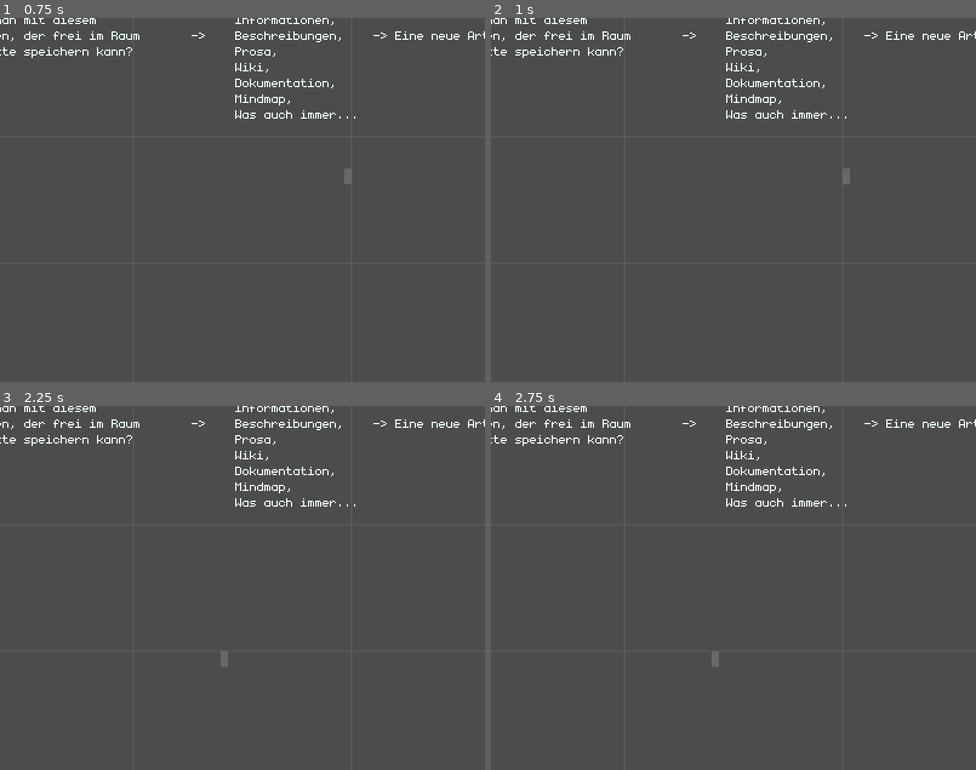
Above: before the commit, frames 1-4 (two rows, left to right).
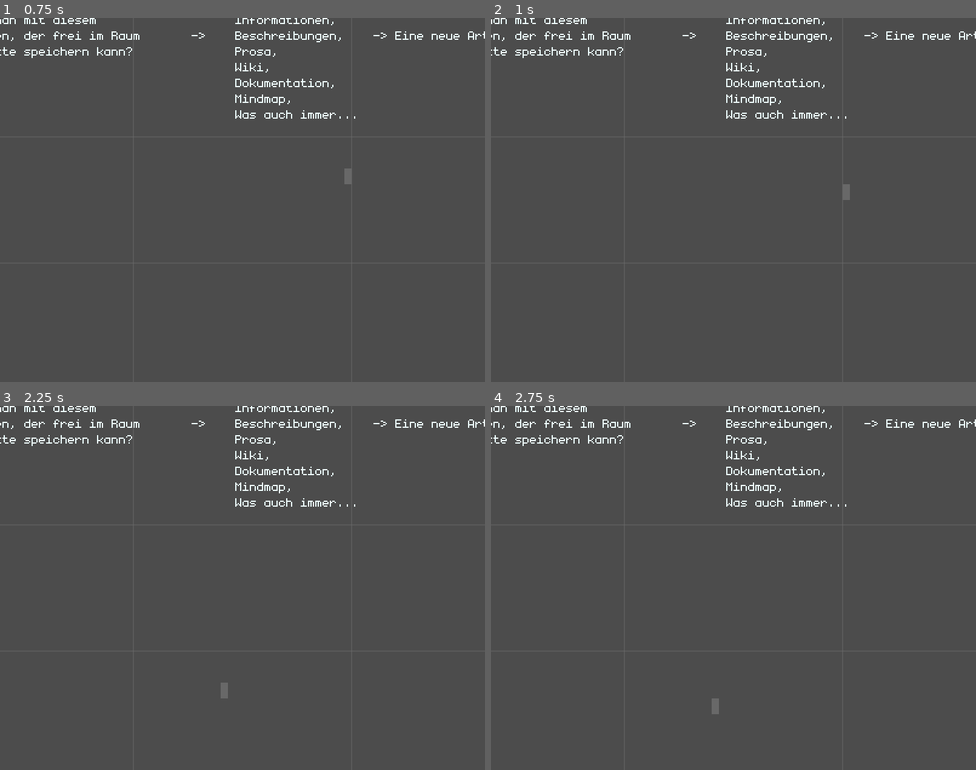
Above: after the commit, the same moments.

Repository: slapslash/TextMap
Game: Godot game, scene res://TextMap.tscn
Same seed, same stepped clock (60 frames per second), same inputs: the game is played once before the commit and once after it.
Inputs (mouse positions are in pixels of both pictures, inside the frame that each line leads up to):
- Up to frame 1 (0.75 s): tap Enter at 0.5, 0.6 s; move the mouse to (349, 181) at 0.52 s; hold Right from 0.53 s (still down); click (349, 181) at 0.67 s
- Up to frame 2 (1 s): keep holding Right; tap Space at 0.77 s; tap Keypad Enter at 0.8 s
- Up to frame 3 (2.25 s): release Right at 1.25 s; tap Space at 1.25 s; drag from (145, 606) to (218, 660) at 1.27 s; tap Enter at 2, 2.1 s; move the mouse to (291, 507) at 2.02 s; hold Right from 2.03 s (still down)
- Up to frame 4 (2.75 s): keep holding Right; tap Keypad Enter at 2.3 s

Frame 1 is identical in both runs. In frame 2, 0.1% of the frame differs, in the area x 72-74%, y 41-50%; in frame 3, 0.1%, in the area x 45-47%, y 67-81%; in frame 4, 0.1%.

Commit message:
move calculation of Home and End to Global as it's used more often.

Diff:
--- a/Global.gd
+++ b/Global.gd
@@ -154,6 +154,26 @@
 				break
 	return former
 
+
+func get_home() -> int:
+	"""
+	Returns the change in x coordinate to reach
+	the beginning of the current row.
+	"""
+	var c = get_former_cells()
+	if len(c):
+		return c.min() - cell.x
+	return 0
+
+func get_end() -> int:
+	"""
+	Returns the change in x coordinate to reach
+	the end of the current row.
+	"""
+	var c = get_upcoming_cells()
+	if len(c):
+		return c.max() - cell.x
+	return 0
 
 func get_cell_from_mouse_pos() -> Vector2:
 	"""
--- a/Inputs.gd
+++ b/Inputs.gd
@@ -40,39 +40,29 @@
 				add.y = 1
 				selection.clear()
 
-			50331665:
-				# Shift+Right
+			50331665: # Shift+Right
 				add.x = 1
 				selection.on_selection_by_key(1, 0)
 
-			50331663:
-				# Shift+Left
+			50331663: # Shift+Left
 				add.x = -1
 				selection.on_selection_by_key(-1, 0)
 
-			50331664:
-				# Shift+Up
+			50331664: # Shift+Up
 				add.y = -1
 				selection.on_selection_by_key(0, -1)
 
-			50331666:
-				# Shift+Down
+			50331666: # Shift+Down
 				add.y = 1
 				selection.on_selection_by_key(0, 1)
 
-			50331662:
-				# Shift+End
-				var c = Global.get_upcoming_cells()
-				if len(c):
-					add.x = c.max() - Global.cell.x
-					selection.on_selection_by_key(add.x, 0)
+			50331662: # Shift+End
+				add.x = Global.get_end()
+				selection.on_selection_by_key(add.x, 0)
 
-			50331661:
-				# Shift+Home
-				var c = Global.get_former_cells()
-				if len(c):
-					add.x = c.min() - Global.cell.x
-					selection.on_selection_by_key(add.x, 0)
+			50331661: # Shift+Home
+				add.x = Global.get_home()
+				selection.on_selection_by_key(add.x, 0)
 
 			KEY_ESCAPE:
 				print("escape pressed")
@@ -80,10 +70,8 @@
 
 			KEY_ENTER, KEY_KP_ENTER:
 				# basically same as home, but jump one row down.
-				var c = Global.get_former_cells()
-				if len(c):
-					add.x = c.min() - Global.cell.x
-					add.y = 1
+				add.x = Global.get_home()
+				add.y = 1
 				selection.clear()
 
 			KEY_SPACE:
@@ -103,18 +91,15 @@
 				selection.clear()
 
 			KEY_HOME:
-				var c = Global.get_former_cells()
-				if len(c):
-					add.x = c.min() - Global.cell.x
+				add.x = Global.get_home()
 				selection.clear()
 
 			KEY_END:
-				var c = Global.get_upcoming_cells()
-				if len(c):
-					add.x = c.max() - Global.cell.x
+				add.x = Global.get_end()
 				selection.clear()
 
-			268435539: # Control+S
+			268435539:
+				# Control+S
 				print('saving')
 				Global.save_matrix()
 				# Global.save_as_godot_scene()
